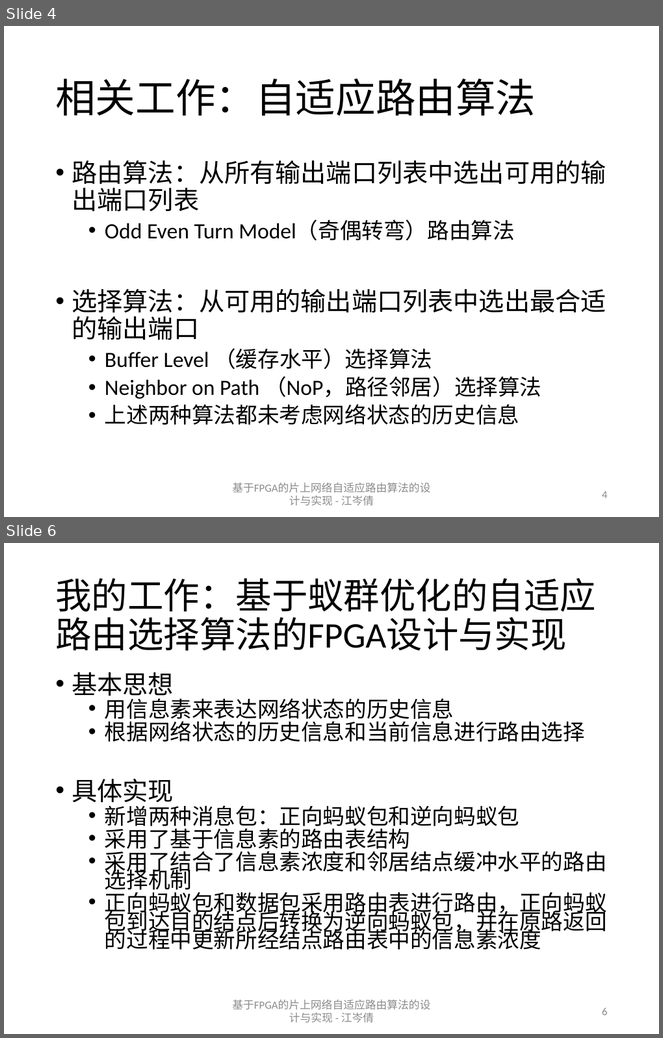
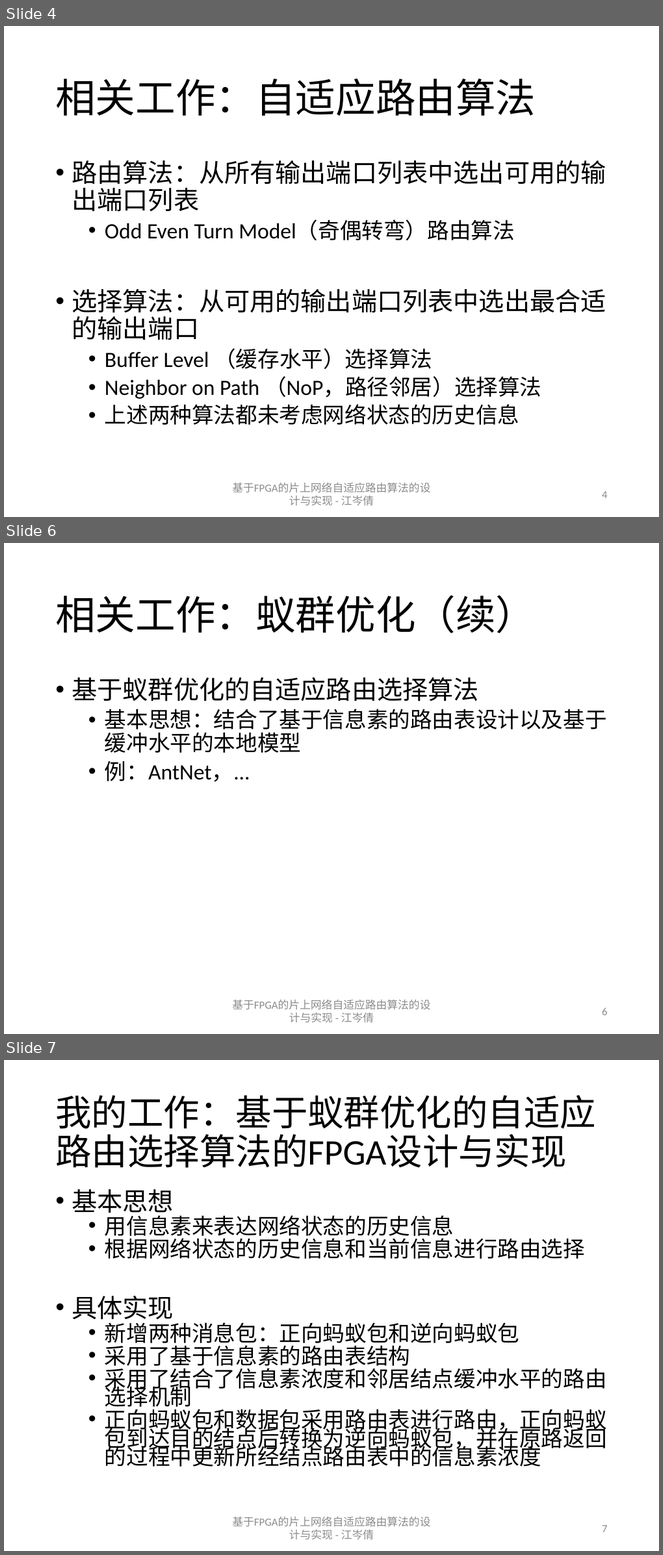
Before and after one commit to xixizai/gh01-Graduation, a slide deck: doc/答辩/基于FPGA的片上网络自适应路由算法的设计与实现.pptx. Shown one above the other, each under a label of ours: slides 4 and 6 before the commit, slides 4, 6 and 7 after it; the slides between them are not shown. The pictures are 663x1038 and 663x1555 pixels, drawn with LibreOffice and Linux fonts; fonts in the diff are those of the drawing. Boxes give left, top, right and bottom in pixels: in the first picture for what was removed or moved away, otherwise in the second. Text is boxed around its words. In the diff, an @@ line names an element or a change of style, - is before the commit and + after.

```diff
--- a/doc/答辩/基于FPGA的片上网络自适应路由算法的设计与实现.pptx
+++ b/doc/答辩/基于FPGA的片上网络自适应路由算法的设计与实现.pptx
@@ slide 6 added at (x1=4, y1=543, x2=659, y2=1034), background #FFFFFF @@
@@ title added at (x1=55, y1=595, x2=536, y2=633), 44 pt, text #000000 @@
+相关工作：蚁群优化（续）
@@ text added at (x1=72, y1=678, x2=607, y2=782), 24 pt, text #000000 @@
+• 基于蚁群优化的自适应路由选择算法
+  • 基本思想：结合了基于信息素的路由表设计以及基于缓冲水平的本地模型
+  • 例：AntNet，...
@@ text added at (x1=232, y1=1000, x2=430, y2=1023), 12 pt, text #8C8C8C @@
+基于FPGA的片上网络自适应路由算法的设计与实现 - 江岑倩
@@ page number added at (x1=602, y1=1008, x2=607, y2=1016), 12 pt, text #8C8C8C @@
+6
@@ what was slide 6 is now slide 7 @@
@@ page number at (x1=602, y1=1525, x2=607, y2=1533): text changed @@
-6
+7
```
Also in this commit, not shown: 1 slide changed.
